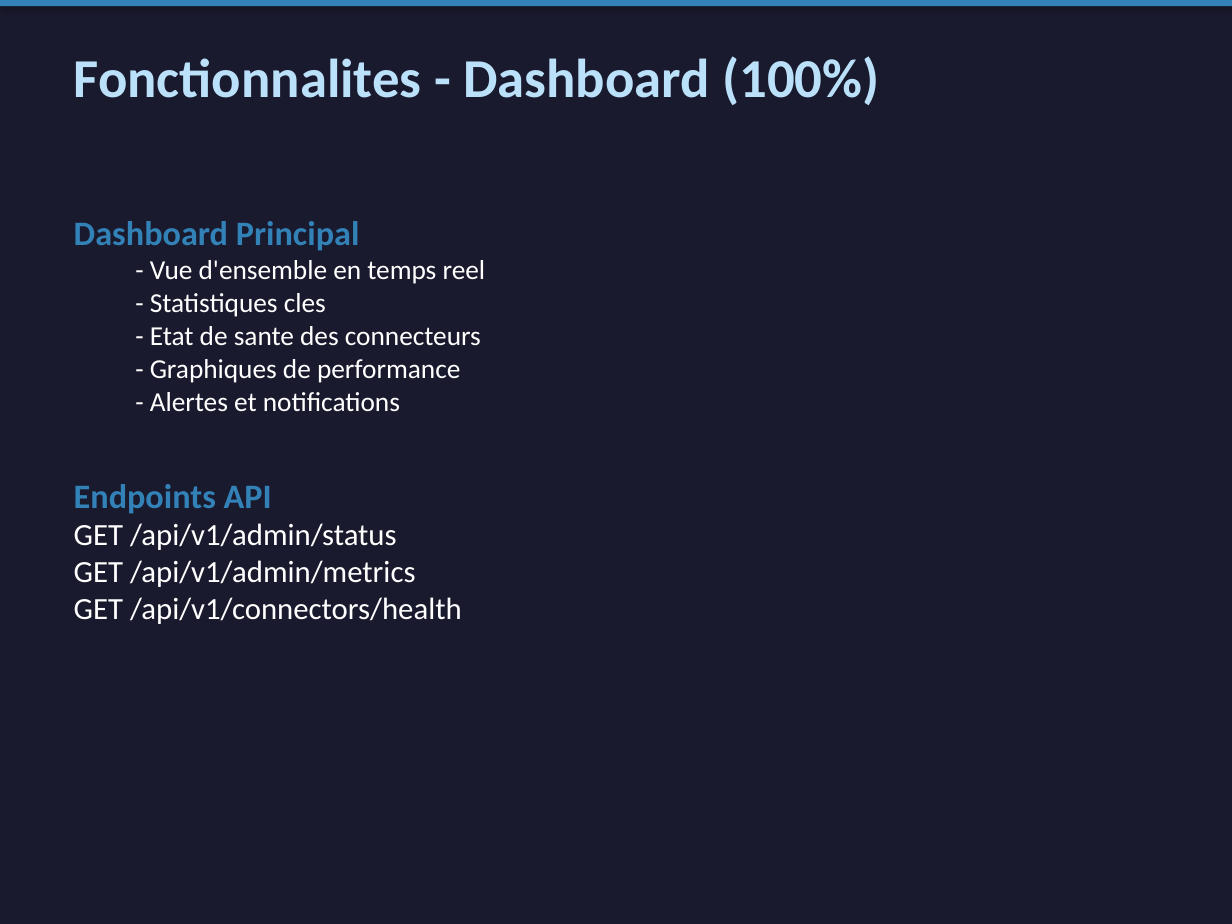
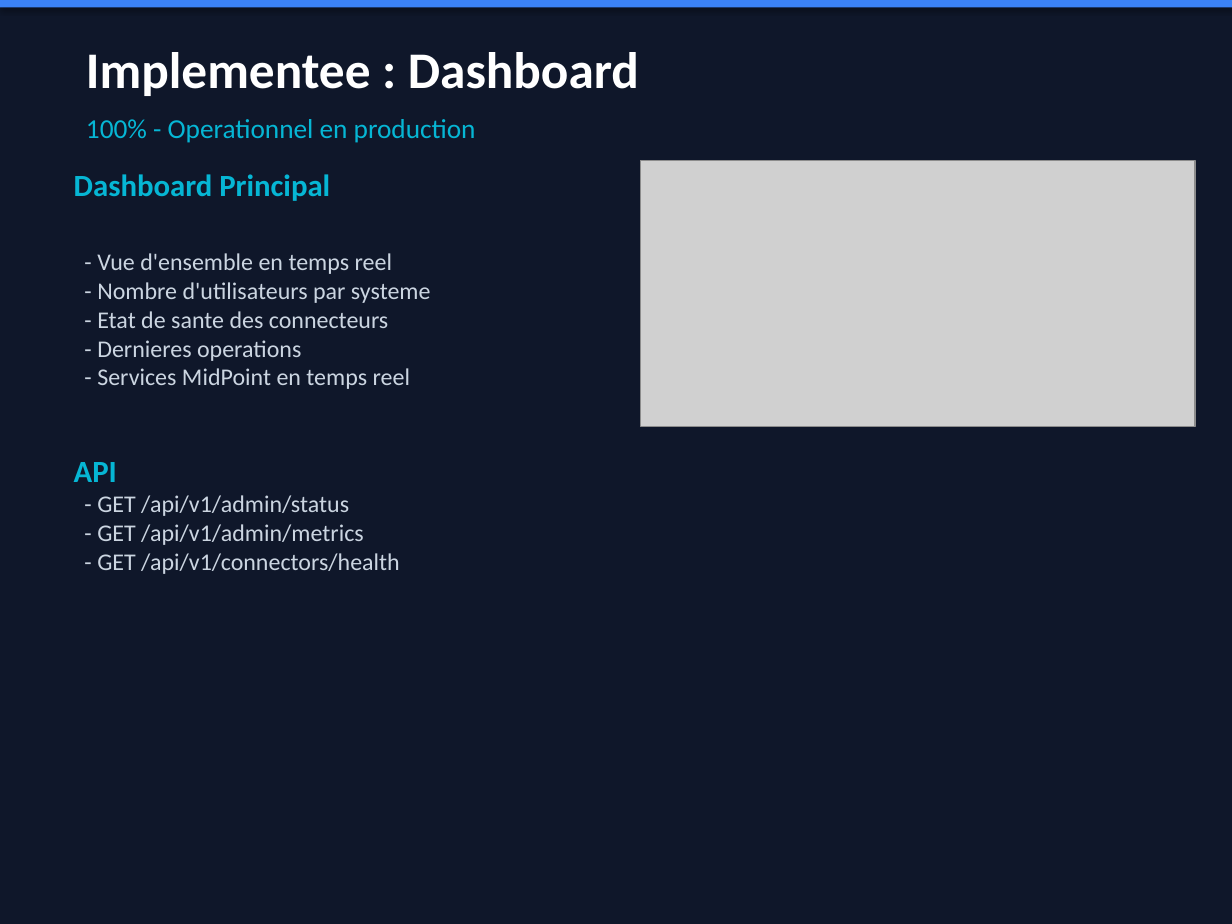
Before and after one commit to Nostradam4ik/IAM-Gateway, a slide deck: slide 11 of presentations/IAM_Gateway_UPEC.pptx (slide 9 before the commit). Drawn at 1232x924 pixels with LibreOffice and Linux fonts; fonts in the diff are those of the drawing; grey boxes stand for pictures. Boxes give left, top, right and bottom in pixels: in the first picture for what was removed or moved away, otherwise in the second. Text is boxed around its words. In the diff, an @@ line names an element or a change of style, - is before the commit and + after.

Commit message:
Update presentations, add start script and CSV import guide
- Refactor marketing poster: correct architecture diagram (MidPoint as IGA core)
- Update HTML/PPTX presentation: add LISSI logo, backlog sections,
  features in prod, progress %, dev environment, conclusion with skills
- Add start.sh: full Docker startup script with health checks
- Add docs/GUIDE_IMPORT_CSV_MIDPOINT.md: step-by-step REST API guide
  for CSV import into MidPoint (bypassing unstable UI)
- Add Lissi-cmjn.png logo asset

```diff
--- a/presentations/IAM_Gateway_UPEC.pptx
+++ b/presentations/IAM_Gateway_UPEC.pptx
@@ rectangle at (x1=0, y1=0, x2=1232, y2=924): fill #1A1A2E to #0F172A @@
@@ rectangle at (x1=0, y1=0, x2=1232, y2=7): fill #3282B8 to #3B82F6 @@
@@ text at (x1=86, y1=52, x2=639, y2=96): text changed; size 32 to 30 pt; text colour #BBE1FA to #FFFFFF @@
-Fonctionnalites - Dashboard (100%)
+Implementee : Dashboard
@@ text added at (x1=86, y1=119, x2=476, y2=143), 16 pt, text #06B6D4 @@
+100% - Operationnel en production
@@ text "Dashboard Principal" moved from (x1=74, y1=221, x2=486, y2=624) to (x1=74, y1=174, x2=431, y2=574) @@
@@ text at (x1=74, y1=174, x2=392, y2=328): size 20 to 18 pt, text colour #3282B8 to #06B6D4 in "Dashboard Principal"; size 16 to 14 pt, text colour #FFFFFF to #CBD5E1 in "- Vue d'ensemble en temps reel", "- Etat de sante des connecteurs"; less space between paragraphs; list level 2 to 1 in "- Vue d'ensemble en temps ..."; list level 2 to 1 in "- Etat de sante des ..." @@
@@ picture added at (x1=641, y1=160, x2=1195, y2=426) @@
@@ text at (x1=97, y1=282, x2=431, y2=303): text changed; size 16 to 14 pt; text colour #FFFFFF to #CBD5E1 @@
-  - Statistiques cles
+- Nombre d'utilisateurs par systeme
@@ text at (x1=74, y1=340, x2=410, y2=574): text changed; size 18 to 14 pt; text colour #FFFFFF to #CBD5E1 @@
-  - Graphiques de performance
-  - Alertes et notifications
-Endpoints API
-GET /api/v1/admin/status
-GET /api/v1/admin/metrics
-GET /api/v1/connectors/health
+- Dernieres operations
+- Services MidPoint en temps reel
+API
+- GET /api/v1/admin/status
+- GET /api/v1/admin/metrics
+- GET /api/v1/connectors/health
```
Also in this commit, not shown: 12 other slides changed, 11 slides added, 11 slides removed, 6 other files.
